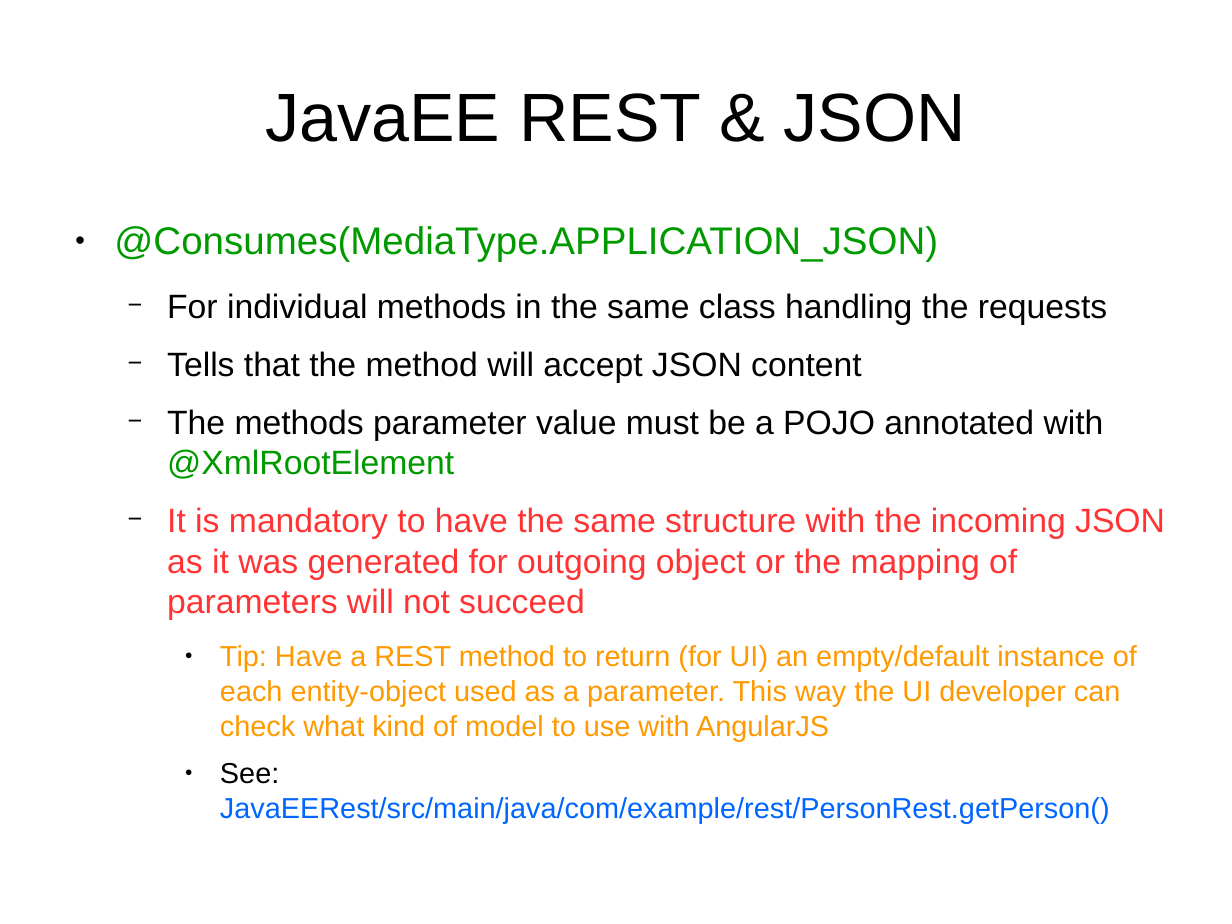
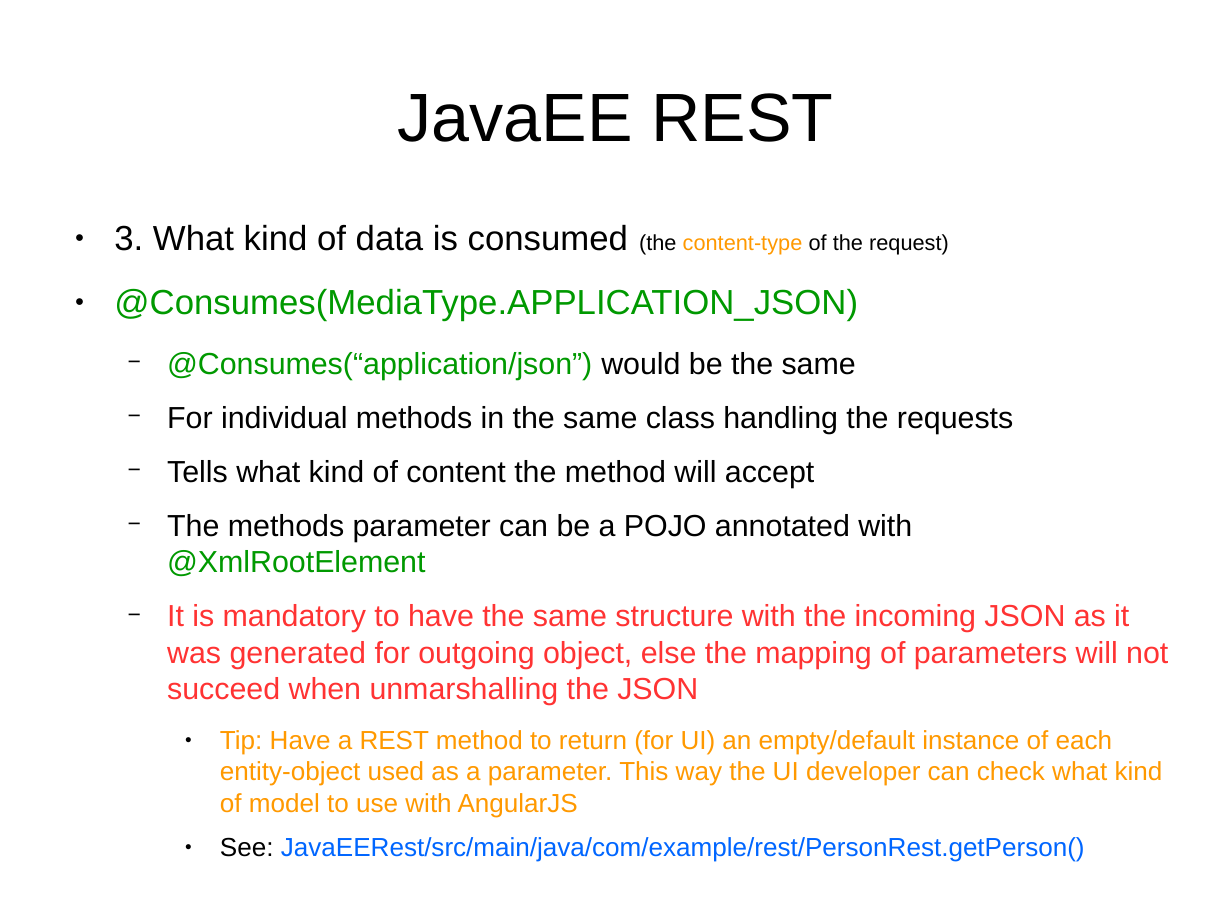
Before and after one commit to vmyrsky/ajeer, a slide deck: slide 21 of JavaEERest/doc/presentation.odp (slide 18 before the commit). Drawn at 1232x924 pixels with LibreOffice and Linux fonts; fonts in the diff are those of the drawing. Boxes give left, top, right and bottom in pixels: in the first picture for what was removed or moved away, otherwise in the second. Text is boxed around its words. In the diff, an @@ line names an element or a change of style, - is before the commit and + after.

```diff
--- a/JavaEERest/doc/presentation.odp
+++ b/JavaEERest/doc/presentation.odp
@@ title at [398, 93, 834, 142]: text changed @@
-JavaEE REST & JSON
+JavaEE REST
@@ text at [114, 224, 949, 255]: paragraph added @@
+● 3. What kind of data is consumed (the content-type of the request)
@@ text at [114, 288, 1163, 862]: size 24.8 to 22.4 pt in "@Consumes(MediaType.APPLICATION_JSON)"; size 21.7 to 19.6 pt in "For individual methods in the same class ..."; size 18.6 to 16.8 pt in "Tip: Have a REST method to return ...", "See: JavaEERest/src/main/java/com/example/rest/PersonRest.ge ..." @@
@@ text at [167, 352, 856, 380]: paragraph added @@
+  − @Consumes(“application/json”) would be the same
@@ text at [167, 460, 1168, 705]: text changed; size 21.7 to 19.6 pt @@
-  − Tells that the method will accept JSON content
-  − The methods parameter value must be a POJO annotated with @XmlRootElement
-  − It is mandatory to have the same structure with the incoming JSON as it was generated for outgoing object or the mapping of parameters will not succeed
+  − Tells what kind of content the method will accept
+  − The methods parameter can be a POJO annotated with @XmlRootElement
+  − It is mandatory to have the same structure with the incoming JSON as it was generated for outgoing object, else the mapping of parameters will not succeed when unmarshalling the JSON
```
Also in this commit, not shown: 23 other slides changed, 7 slides added, 1 slide removed.
